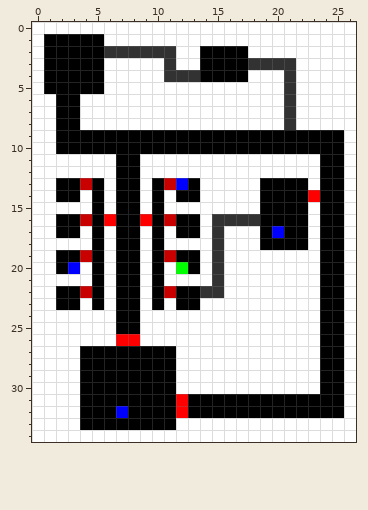
Pixel-art sprite -- assets/map2.png. Above is the file before it was changed.
The file is 27x35 pixels.
The result:
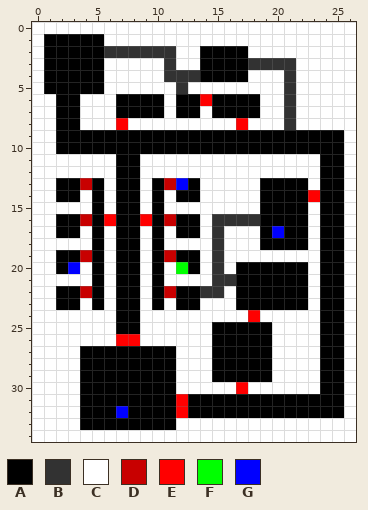
Palette (. is transparent): A #000000  B #323232  C #ffffff  D #c80000  E #ff0000  F #00ff00  G #0000ff
The exact change:
{"y":5,"x":12,"old":"C","new":"B"}
{"y":6,"x":7,"old":"CCCC","new":"AAAA"}
{"y":6,"x":12,"old":"CCCCCCC","new":"AAEAAAA"}
{"y":7,"x":7,"old":"CCCC","new":"AAAA"}
{"y":7,"x":12,"old":"CC","new":"AA"}
{"y":7,"x":15,"old":"CCCC","new":"AAAA"}
{"y":8,"x":7,"old":"C","new":"E"}
{"y":8,"x":17,"old":"C","new":"E"}
{"y":20,"x":17,"old":"CCCCCC","new":"AAAAAA"}
{"y":21,"x":16,"old":"CCCCCCC","new":"BAAAAAA"}
{"y":22,"x":17,"old":"CCCCCC","new":"AAAAAA"}
{"y":23,"x":17,"old":"CCCCCC","new":"AAAAAA"}
{"y":24,"x":18,"old":"C","new":"E"}
{"y":25,"x":15,"old":"CCCCC","new":"AAAAA"}
{"y":26,"x":15,"old":"CCCCC","new":"AAAAA"}
{"y":27,"x":15,"old":"CCCCC","new":"AAAAA"}
{"y":28,"x":15,"old":"CCCCC","new":"AAAAA"}
{"y":29,"x":15,"old":"CCCCC","new":"AAAAA"}
{"y":30,"x":17,"old":"C","new":"E"}
{"label":"changed","picture_box":[116,82,260,130]}
{"label":"changed","picture_box":[212,262,308,394]}
